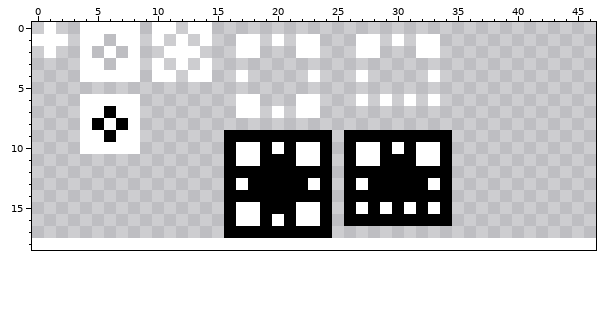
Pixel-art file -- 1 - bunny/menu/menu.aseprite. Above, as it was before the edit.
47x18 pixels, 1 frame. The old version is drawn lined up with the new one, on the new canvas.
After:
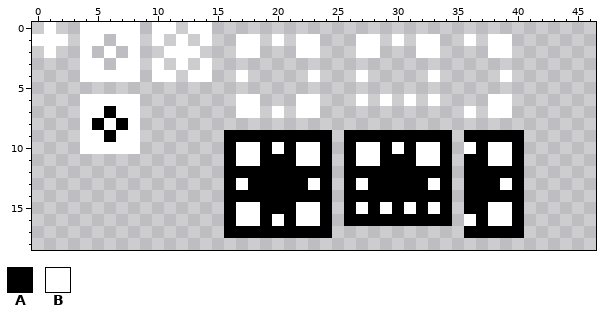
Palette (. is transparent): A #000000  B #ffffff
Change:
canvas 47x18 -> 47x19
Colour A now appears in row 9 at x 36 to 40; in row 10 at x 37 and 40; in row 11 at x 36 to 37 and 40; in row 12 at x 36 to 40; in row 13 at x 36 to 38 and 40; in row 14 at x 36 to 40.
Colour A now appears in row 15 at x 36 to 37 and 40; in row 16 at x 37 and 40; in row 17 at x 36 to 40.
Colour B now appears in row 1 at x 36 and 38 to 39; in row 2 at x 38 to 39; in row 4 at x 39; in row 6 at x 38 to 39; in row 7 at x 36 and 38 to 39; in row 10 at x 36 and 38 to 39.
Colour B now appears in row 11 at x 38 to 39; in row 13 at x 39; in row 15 at x 38 to 39; in row 16 at x 36 and 38 to 39.
Changed places in both pictures, as pixel boxes (x1, y1, x2, y2):
added: (464, 34, 524, 238)
